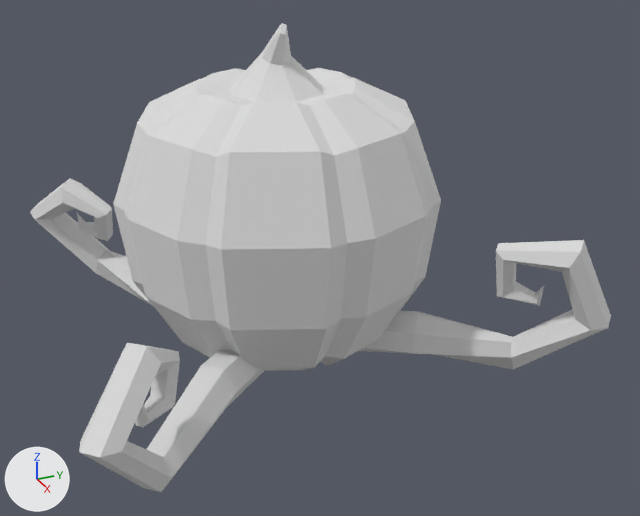
Two versions of the glTF model public/models/pumkin-leaves.glb, one commit apart.
Before and after are seen from a 50 mm camera at (1.754, -0.687, 1.053) aimed at (0.061, 0.074, 0.207). Arrows for +X, +Y and +Z are at lower left; the lights stay in place. Where no turn or scale is listed for an object, it has been applied to the vertices.

In view in the first picture: 'pumkin-leaves'.
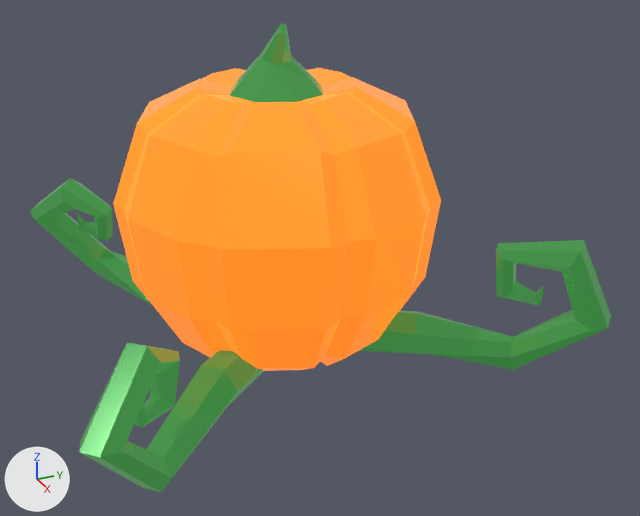
Boxes [x1, y1, x2, y2] around the edits, measured in the pictures (640 x 516 px):
'pumkin-leaves', recoloured: [30, 23, 611, 492] in both

The change, as a diff of the scene's bpy script:
```diff
--- a/public/models/pumkin-leaves.glb.py
+++ b/public/models/pumkin-leaves.glb.py
@@ img_base @@
+img_base = load_image('base', '_unpacked/base', 1024, 1024, 'sRGB')
@@ mat_lowpoly_colors_001 @@
+mat_lowpoly_colors_001 = bpy.data.materials.new('LOWPOLY-COLORS.001')
+# uses the picture img_base
@@ me_pumkin_leaves @@
 me_pumkin_leaves.from_pydata(...)  # 361 vertices, 694 faces; spans x -0.622..0.561, y -0.561..0.625, z -0.03..0.736
-me_pumkin_leaves.materials.append(mat_lowpoly_colors)  # white #e7e7e7
+me_pumkin_leaves.materials.append(mat_lowpoly_colors_001)
```
